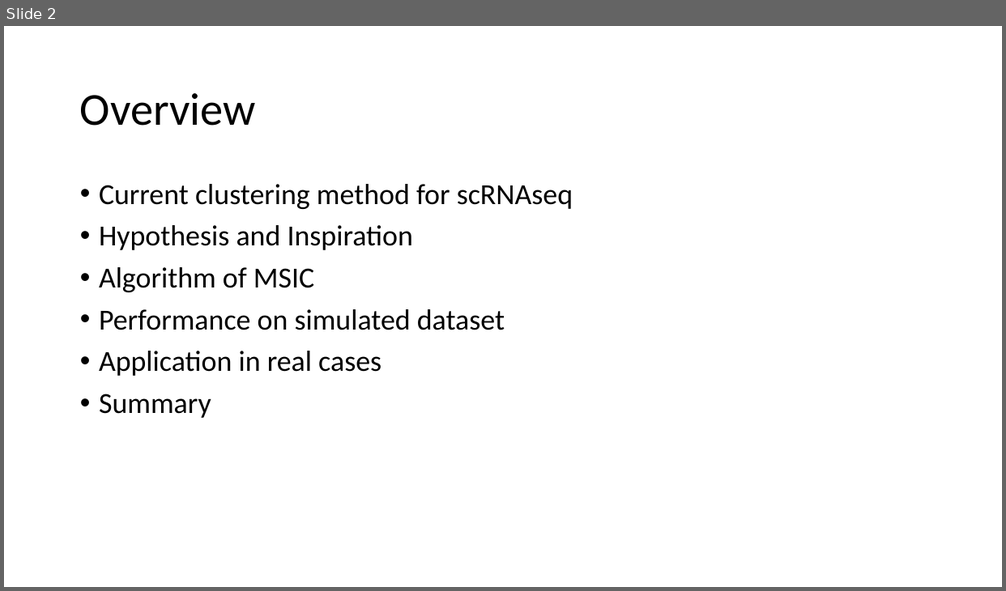
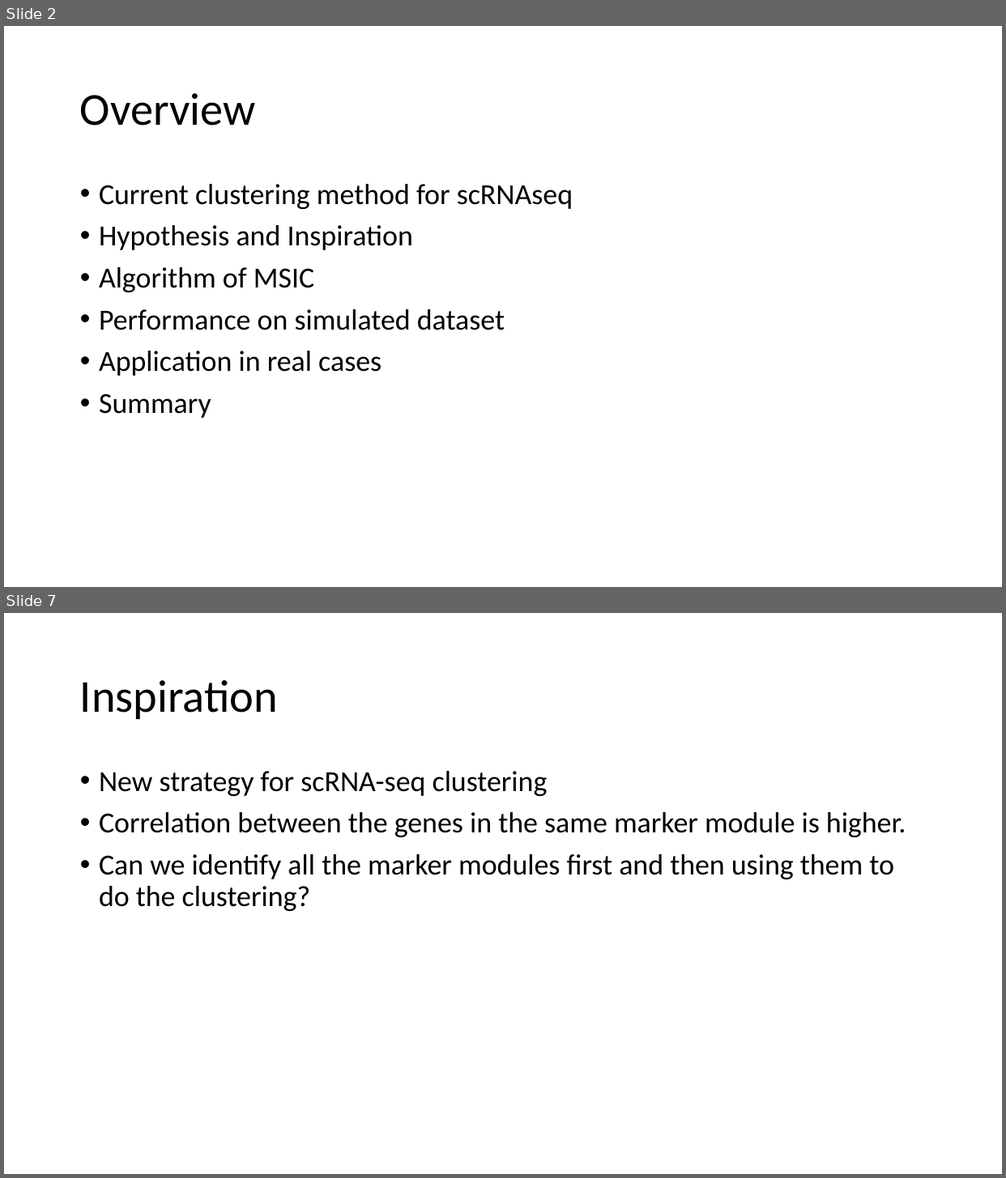
Before and after one commit to leezx/GBSI, a slide deck: MSIC.pptx. Shown one above the other, each under a label of ours: slide 2 before the commit, slides 2 and 7 after it; the slides between them are not shown. The pictures are 1006x591 and 1006x1178 pixels, drawn with LibreOffice and Linux fonts; fonts in the diff are those of the drawing. Boxes give left, top, right and bottom in pixels: in the first picture for what was removed or moved away, otherwise in the second. Text is boxed around its words. In the diff, an @@ line names an element or a change of style, - is before the commit and + after.

```diff
--- a/MSIC.pptx
+++ b/MSIC.pptx
@@ slide 7 added at (4, 613, 1002, 1174), background #FFFFFF @@
@@ title added at (80, 680, 278, 719), 44 pt, text #000000 @@
+Inspiration
@@ text added at (99, 771, 906, 911), 28 pt, text #000000 @@
+• New strategy for scRNA-seq clustering
+• Correlation between the genes in the same marker module is higher.
+• Can we identify all the marker modules first and then using them to do the clustering?
```
Also in this commit, not shown: 4 slides changed, 14 other slides added, 10 other files.
